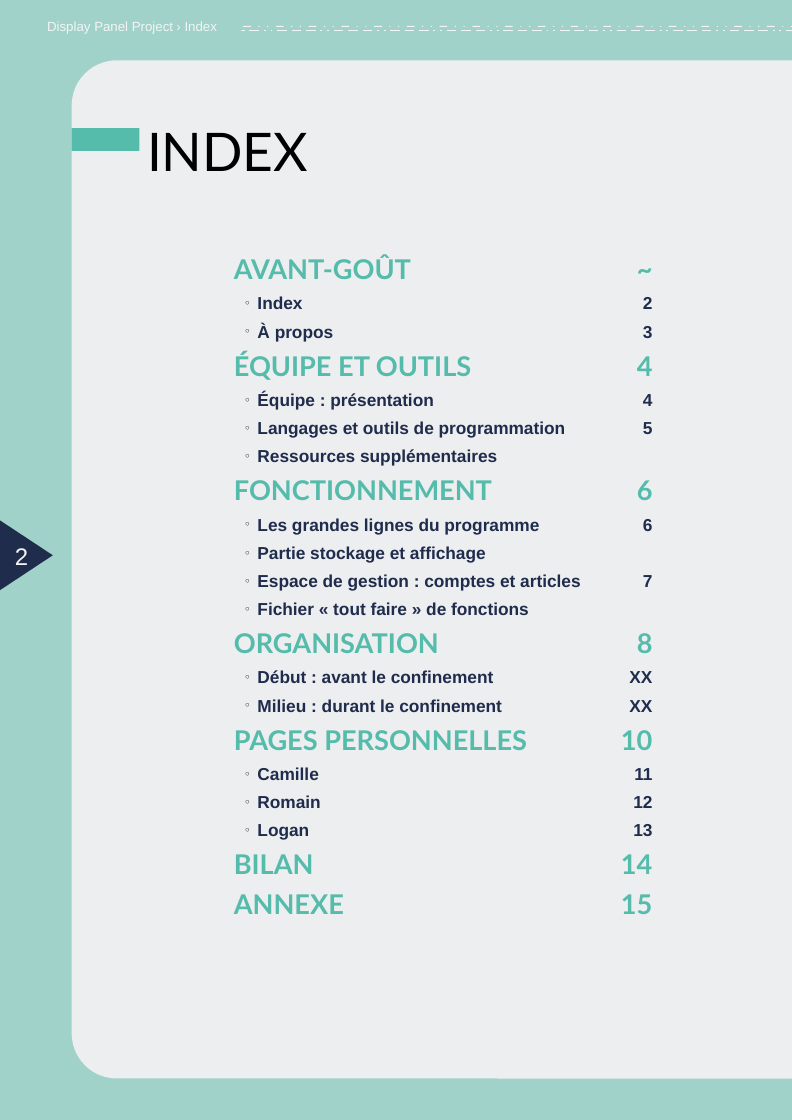
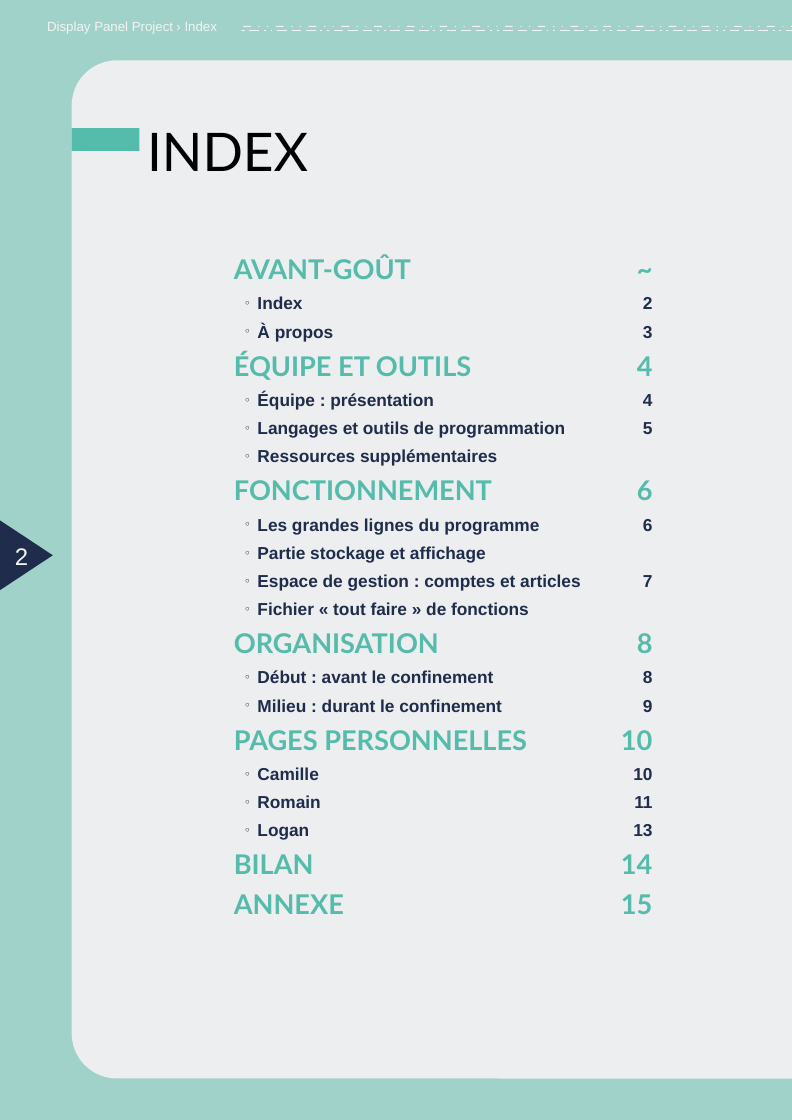
Before and after one commit to LoganTann/panneau, a slide deck: slide 2 of compte-rendu/CR_papier.odp. Drawn at 792x1120 pixels with LibreOffice and Linux fonts; fonts in the diff are those of the drawing. Boxes give left, top, right and bottom in pixels: in the first picture for what was removed or moved away, otherwise in the second. Text is boxed around its words. In the diff, an @@ line names an element or a change of style, - is before the commit and + after.

```diff
--- a/compte-rendu/CR_papier.odp
+++ b/compte-rendu/CR_papier.odp
@@ text at box(621, 671, 653, 750): text changed @@
-XX
-XX
+8
+9
+10
@@ text at box(633, 768, 652, 780): size 20.4 to 12.9 pt, font Lato to Arial, text colour #55BBAB to #1F2C4C in "10" @@
@@ text at box(633, 796, 652, 808): paragraph removed @@
-12
```
Also in this commit, not shown: 2 slides added, 2 slides removed.
